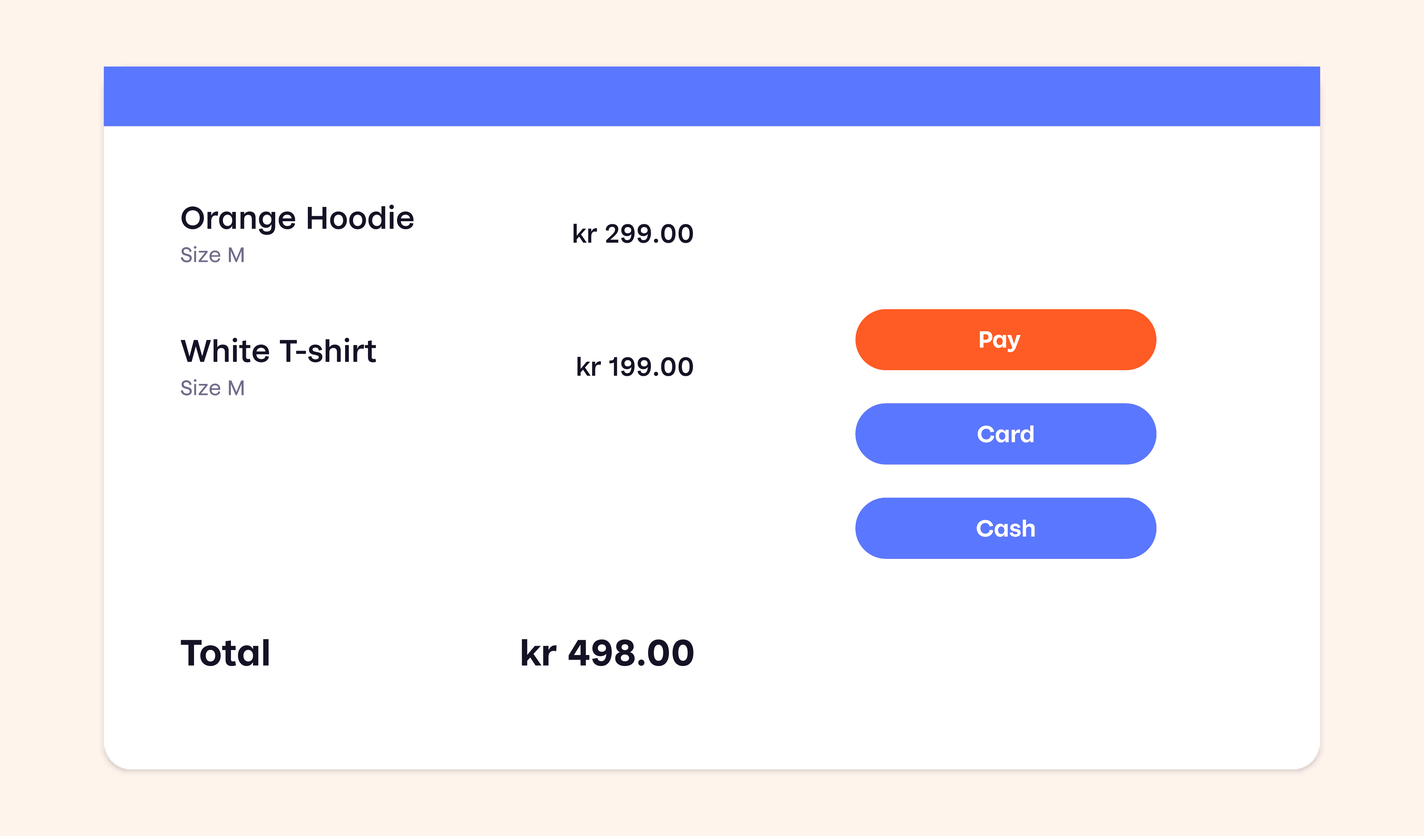
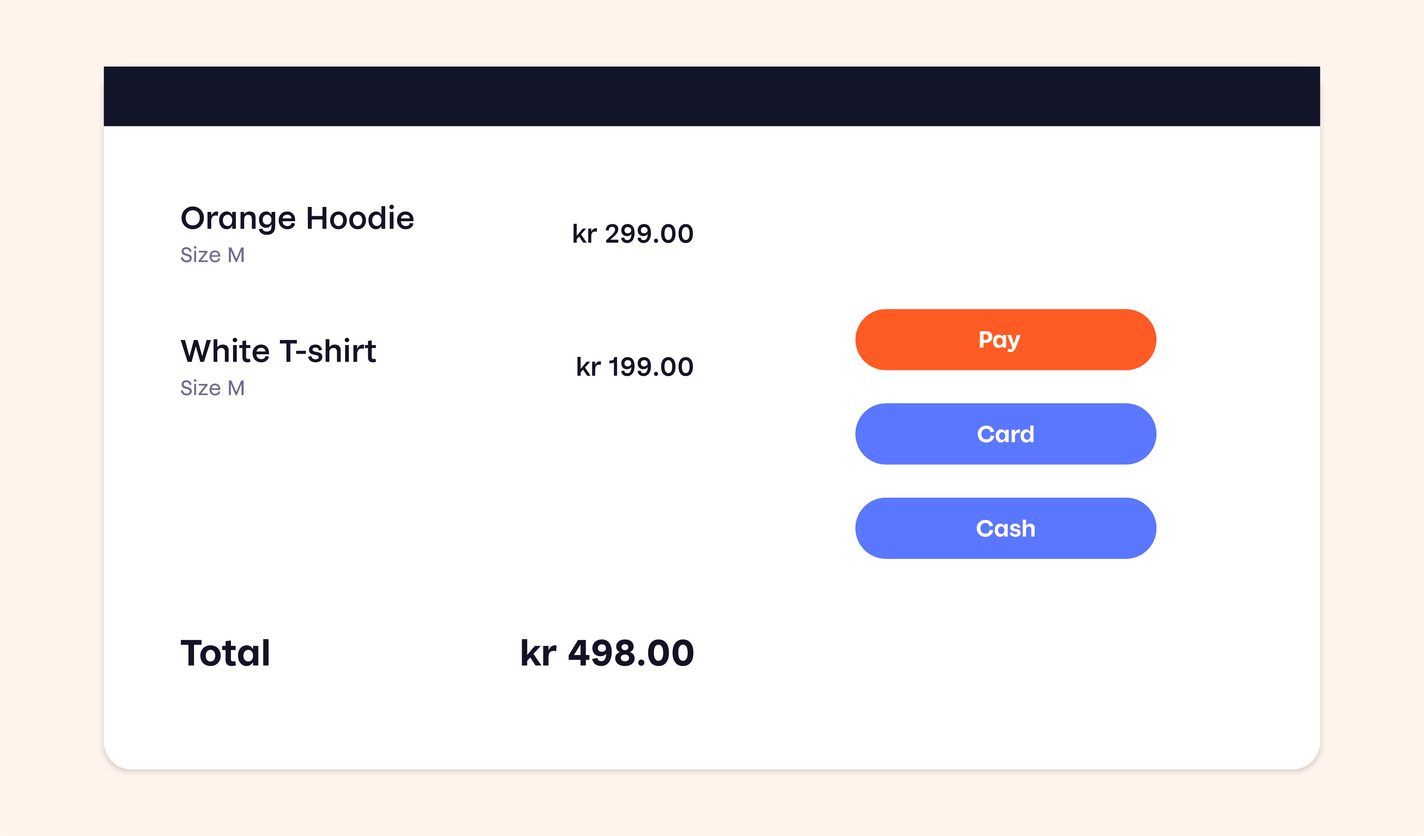
Layers edited between the first and the second (1424, 836) image:
painted on "Layer 1" over [left=103, top=66, right=1321, bottom=127]
